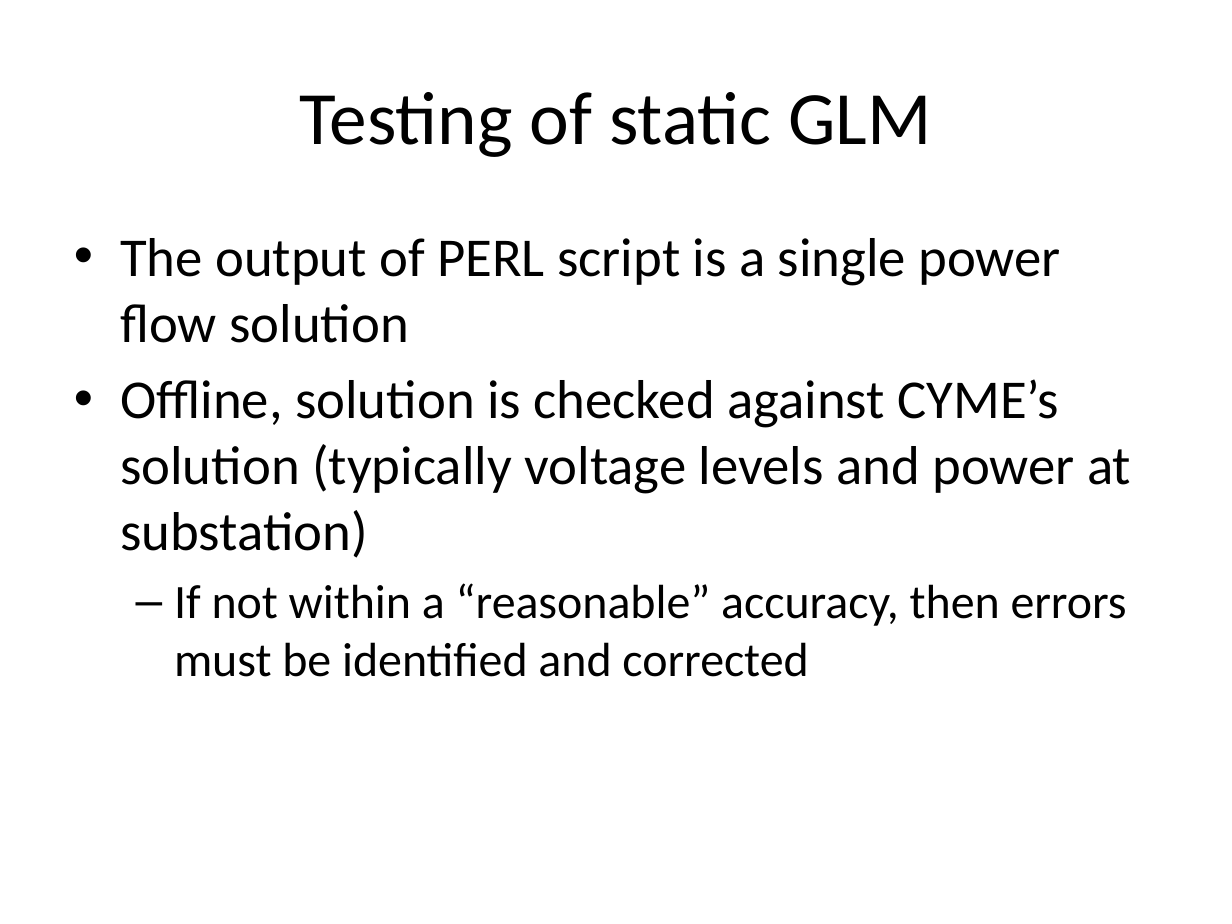
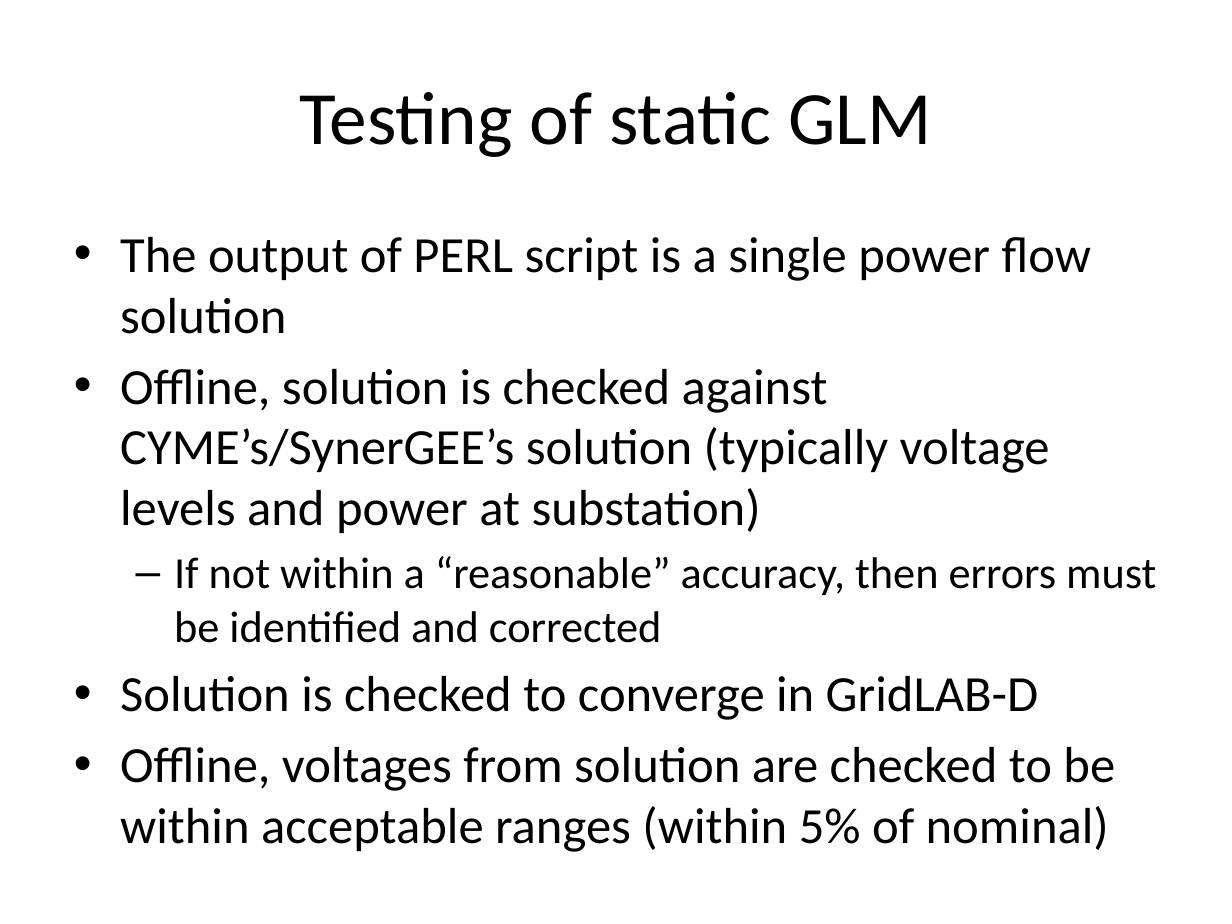
Before and after one commit to gridlab-d/course, a slide deck: slide 12 of ThreeDayCourse_v22/Day3/5.0 - ConvertingFeeders.pptx. Drawn at 1232x924 pixels with LibreOffice and Linux fonts; fonts in the diff are those of the drawing. Boxes give left, top, right and bottom in pixels: in the first picture for what was removed or moved away, otherwise in the second. Text is boxed around its words. In the diff, an @@ line names an element or a change of style, - is before the commit and + after.

Commit message:
Updated Slides

```diff
--- a/ThreeDayCourse_v22/Day3/5.0 - ConvertingFeeders.pptx
+++ b/ThreeDayCourse_v22/Day3/5.0 - ConvertingFeeders.pptx
@@ text at box(120, 237, 1156, 643): size 32 to 29.6 pt in "The output of PERL script is a ..."; size 28 to 25.9 pt in "If not within a “reasonable” accuracy, then ..." @@
@@ text at box(120, 369, 1050, 533): text changed; size 32 to 29.6 pt @@
-• Offline, solution is checked against CYME’s solution (typically voltage levels and power at substation)
+• Offline, solution is checked against CYME’s/SynerGEE’s solution (typically voltage levels and power at substation)
@@ text at box(120, 676, 1115, 851): paragraphs added @@
+• Solution is checked to converge in GridLAB-D
+• Offline, voltages from solution are checked to be within acceptable ranges (within 5% of nominal)
```
Also in this commit, not shown: 9 other slides changed, 1 slide added.
